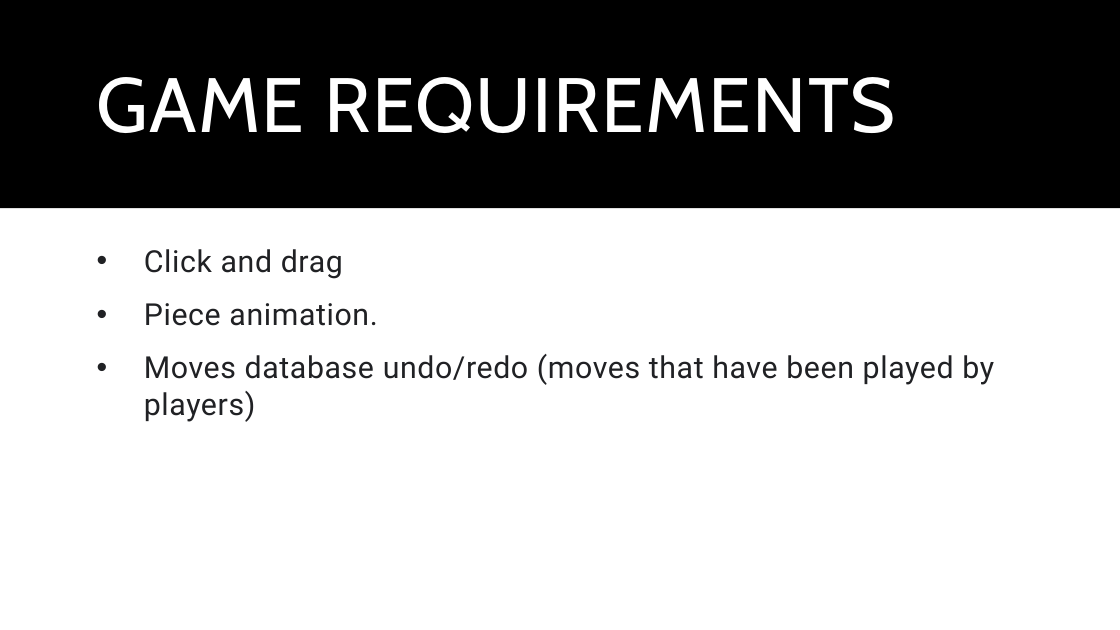
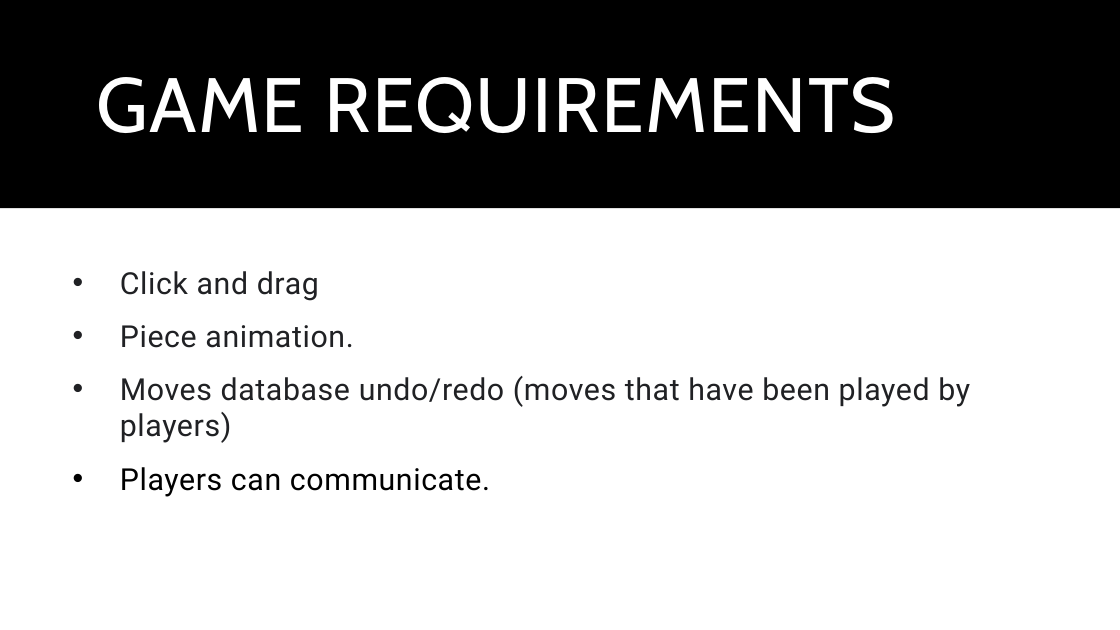
Before and after one commit to vinitop/workshop_team3, a slide deck: slide 3 of doc/checkers_game.pptx. Drawn at 1120x630 pixels with LibreOffice and Linux fonts; fonts in the diff are those of the drawing. Boxes give left, top, right and bottom in pixels: in the first picture for what was removed or moved away, otherwise in the second. Text is boxed around its words. In the diff, an @@ line names an element or a change of style, - is before the commit and + after.

Commit message:
Updated documentation

```diff
--- a/doc/checkers_game.pptx
+++ b/doc/checkers_game.pptx
@@ text "Click and drag": place and size @@
-text "Click and drag" at bbox=[144, 249, 994, 422]
+text "Click and drag" at bbox=[120, 271, 970, 497]
@@ text at bbox=[120, 467, 490, 497]: paragraph added @@
+• Players can communicate.
```
